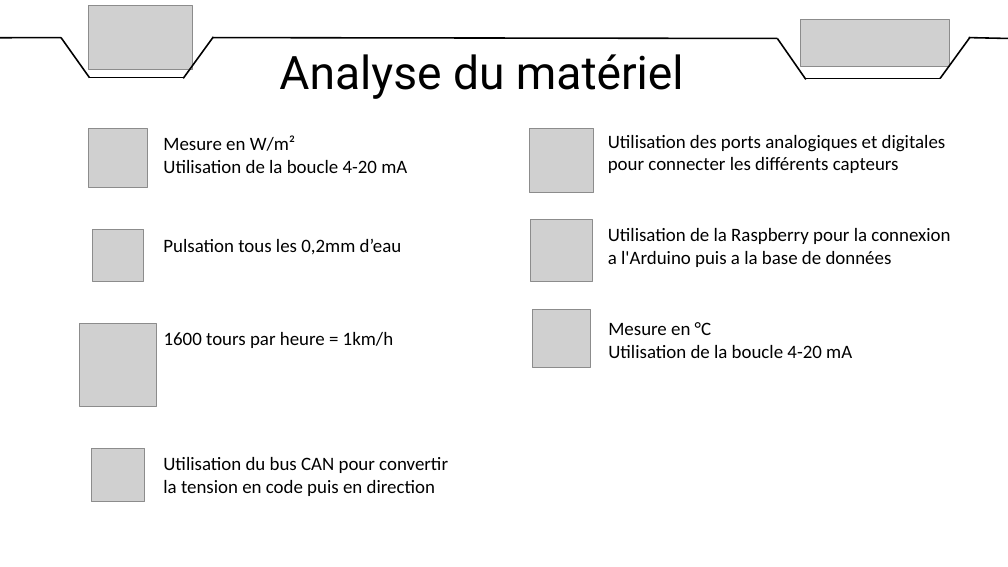
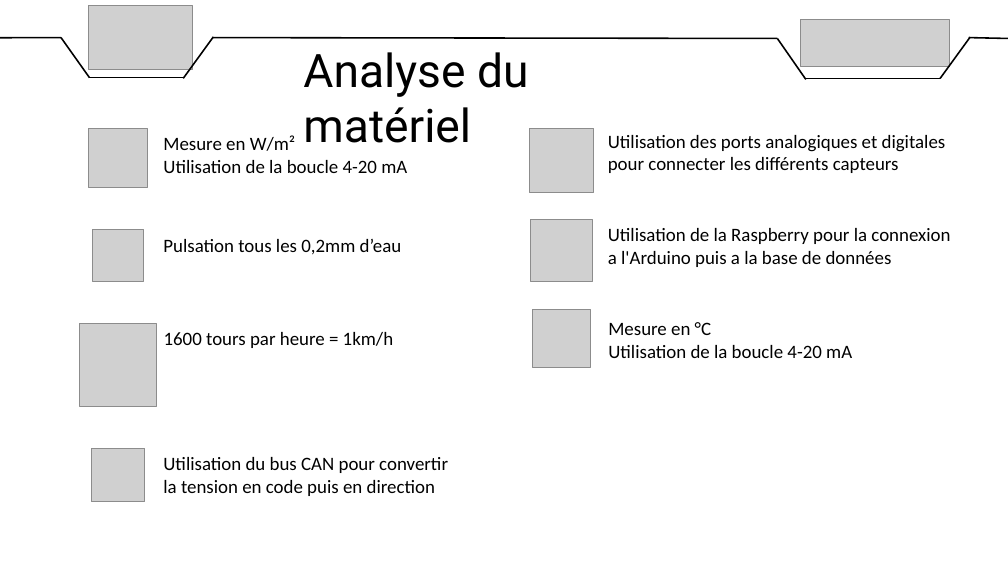
Before and after one commit to DylanChe/SupervisionSerre, a slide deck: slide 10 of oral_projet/revue_2/diaporama_revue_2_dylan.pptx. Drawn at 1008x567 pixels with LibreOffice and Linux fonts; fonts in the diff are those of the drawing; grey boxes stand for pictures. Boxes give left, top, right and bottom in pixels: in the first picture for what was removed or moved away, otherwise in the second. Text is boxed around its words. In the diff, an @@ line names an element or a change of style, - is before the commit and + after.

```diff
--- a/oral_projet/revue_2/diaporama_revue_2_dylan.pptx
+++ b/oral_projet/revue_2/diaporama_revue_2_dylan.pptx
@@ text "Analyse du matériel" rewrapped from (279,54,684,99) to (303,52,528,143) @@
```
Also in this commit, not shown: 7 other slides changed.
